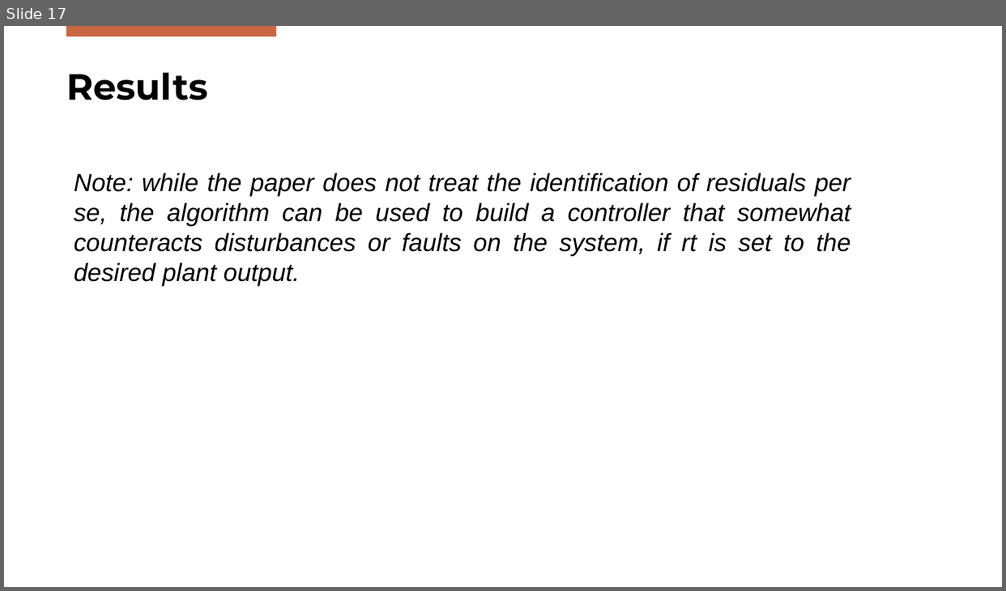
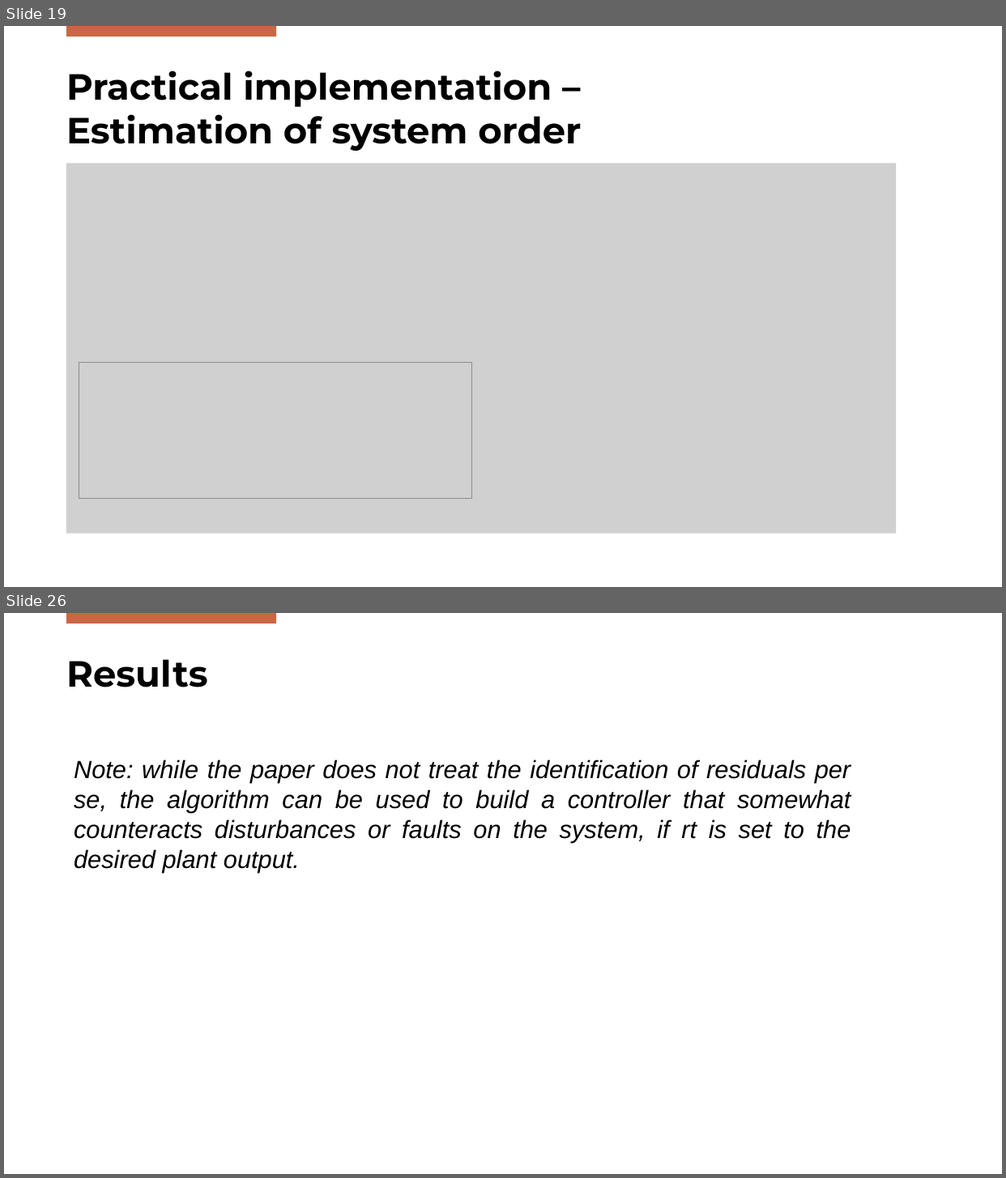
Before and after one commit to Gabriele-Mazzoleni/Progetto_ALES_aa_2025_2026, a slide deck: SPC_Presentation.pptx. Shown one above the other, each under a label of ours: slide 17 before the commit, slides 19 and 26 after it; the slides between them are not shown. The pictures are 1006x591 and 1006x1178 pixels, drawn with LibreOffice and Linux fonts; fonts in the diff are those of the drawing; grey boxes stand for pictures; background and template pictures are left out. Boxes give left, top, right and bottom in pixels: in the first picture for what was removed or moved away, otherwise in the second. Text is boxed around its words. In the diff, an @@ line names an element or a change of style, - is before the commit and + after.

```diff
--- a/SPC_Presentation.pptx
+++ b/SPC_Presentation.pptx
@@ slide 19 added at bbox=[4, 26, 1002, 587], background #FFFFFF; not listed: 1 template element that a slide beside it also shows @@
@@ title added at bbox=[66, 71, 581, 151], 35 pt, text #000000, bold @@
+Practical implementation –
+Estimation of system order
@@ picture added at bbox=[66, 163, 896, 534] @@
@@ picture added at bbox=[79, 363, 472, 499] @@
@@ what was slide 17 is now slide 26 @@
```
Also in this commit, not shown: 9 other slides added, 1 slide removed, 7 other files.
